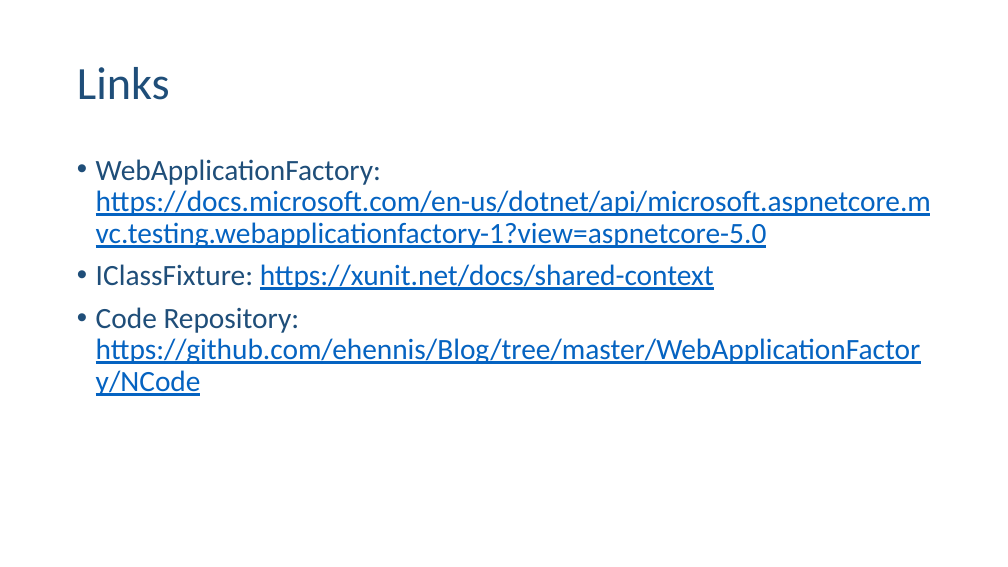
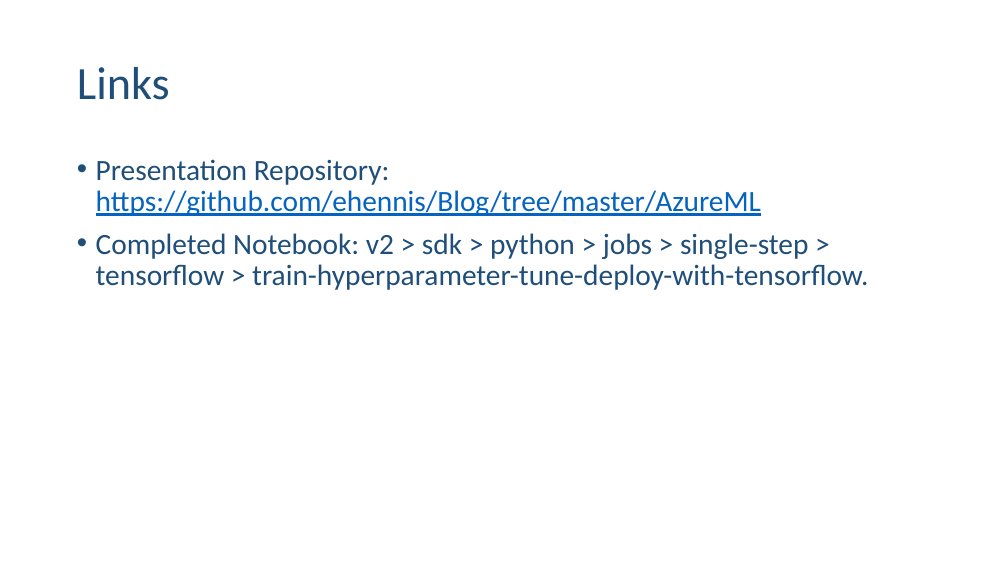
Before and after one commit to ehennis/Blog, a slide deck: slide 23 of AzureML/NebraskaCode.pptx (slide 7 before the commit). Drawn at 1008x567 pixels with LibreOffice and Linux fonts; fonts in the diff are those of the drawing. Boxes give left, top, right and bottom in pixels: in the first picture for what was removed or moved away, otherwise in the second. Text is boxed around its words. In the diff, an @@ line names an element or a change of style, - is before the commit and + after.

```diff
--- a/AzureML/NebraskaCode.pptx
+++ b/AzureML/NebraskaCode.pptx
@@ text at box(96, 159, 868, 290): text changed; text colour #0563C1 to #1F4E79 @@
-• WebApplicationFactory: https://docs.microsoft.com/en-us/dotnet/api/microsoft.aspnetcore.mvc.testing.webapplicationfactory-1?view=aspnetcore-5.0
-• IClassFixture: https://xunit.net/docs/shared-context
-• Code Repository: https://github.com/ehennis/Blog/tree/master/WebApplicationFactory/NCode
+• Presentation Repository: https://github.com/ehennis/Blog/tree/master/AzureML
+• Completed Notebook: v2 > sdk > python > jobs > single-step > tensorflow > train-hyperparameter-tune-deploy-with-tensorflow.
```
Also in this commit, not shown: 2 other slides changed, 16 slides added.
